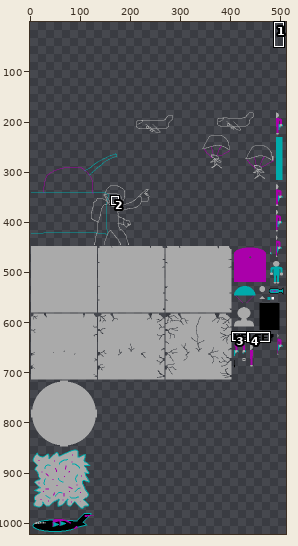
Edited in one commit: sprite sheet (ParatrooperUnity/Assets/Art/ParatrooperSprites.png). Above, an overview of the earlier version with the close-up marked.
Close-up. Before:
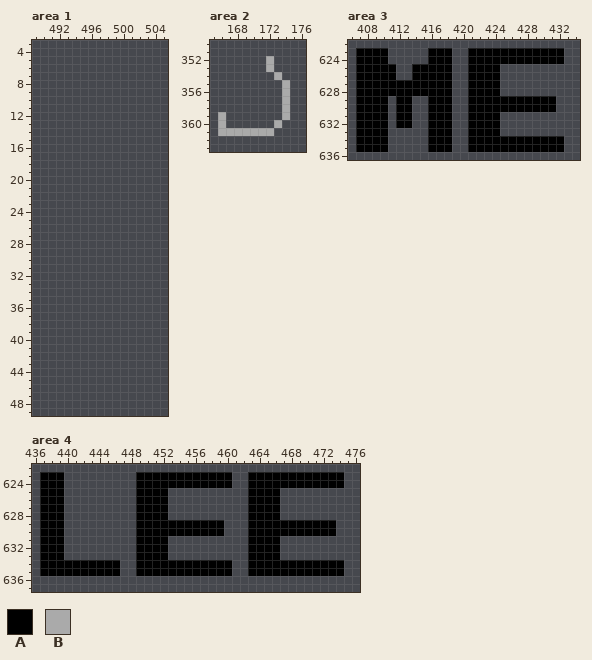
The file is 512x1024 pixels. Shown: area 1: x 489..505, y 3..49; area 2: x 165..176, y 350..363; area 3: x 406..434, y 622..636; area 4: x 436..476, y 622..637. The old version is drawn lined up with the new one. The wide view leaves out empty margins. The commit also changed other parts of the picture, which this record leaves out.
Palette (. is transparent): A #000000  B #aaaaaa
Pixels before, area 2, first column x 166:
352 ......B..
353 ......B..
354 .......B.
355 ........B
356 ........B
357 ........B
358 ........B
359 B.......B
360 B......B.
361 BBBBBBB..
Pixels before, area 3, first column x 407:
623 AAAA.....AAA..AAAAAAAAAAAA
624 AAAA.....AAA..AAAAAAAAAAAA
625 AAAAA..AAAAA..AAAA........
626 AAAAA..AAAAA..AAAA........
627 AAAAAAAAAAAA..AAAA........
628 AAAAAAAAAAAA..AAAA........
629 AAAA.AA..AAA..AAAAAAAAAAA.
630 AAAA.AA..AAA..AAAAAAAAAAA.
631 AAAA.AA..AAA..AAAA........
632 AAAA.AA..AAA..AAAA........
633 AAAA.....AAA..AAAA........
634 AAAA.....AAA..AAAAAAAAAAAA
635 AAAA.....AAA..AAAAAAAAAAAA
Pixels before, area 4, first column x 437:
623 AAA.........AAAAAAAAAAAA..AAAAAAAAAAAA
624 AAA.........AAAAAAAAAAAA..AAAAAAAAAAAA
625 AAA.........AAAA..........AAAA........
626 AAA.........AAAA..........AAAA........
627 AAA.........AAAA..........AAAA........
628 AAA.........AAAA..........AAAA........
629 AAA.........AAAAAAAAAAA...AAAAAAAAAAA.
630 AAA.........AAAAAAAAAAA...AAAAAAAAAAA.
631 AAA.........AAAA..........AAAA........
632 AAA.........AAAA..........AAAA........
633 AAA.........AAAA..........AAAA........
634 AAAAAAAAAA..AAAAAAAAAAAA..AAAAAAAAAAAA
635 AAAAAAAAAA..AAAAAAAAAAAA..AAAAAAAAAAAA
The same view after the edit:
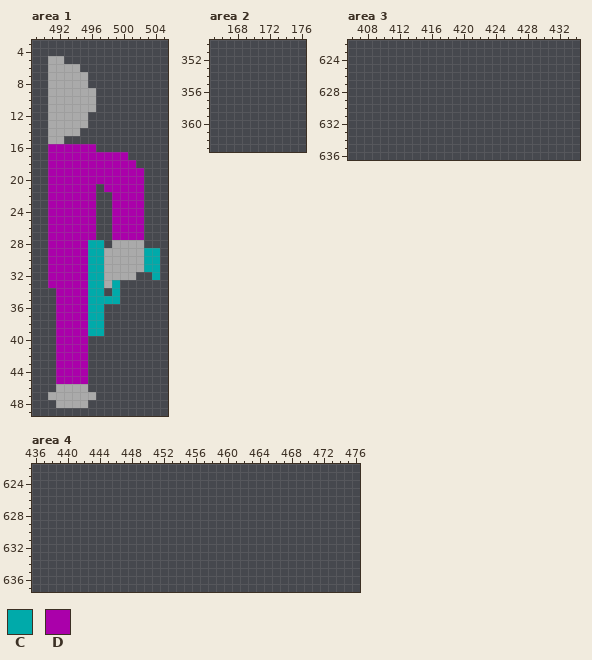
Colours new in this view: C #00aaaa  D #aa00aa
Difference:
whole drawing moved by +0,+176 (the old picture is shown already moved)
Changed rows in their new state; - is an unchanged pixel.
Area 1:
first column x 491:
 5 BB------------
 6 BBBB----------
 7 BBBBB---------
 8 BBBBB---------
 9 BBBBBB--------
10 BBBBBB--------
11 BBBBBB--------
12 BBBBB---------
13 BBBBB---------
14 BBBB----------
15 BB------------
16 DDDDDD--------
17 DDDDDDDDDD----
18 DDDDDDDDDDD---
19 DDDDDDDDDDDD--
20 DDDDDDDDDDDD--
21 DDDDDD-DDDDD--
22 DDDDDD--DDDD--
23 DDDDDD--DDDD--
24 DDDDDD--DDDD--
25 DDDDDD--DDDD--
26 DDDDDD--DDDD--
27 DDDDDD--DDDD--
28 DDDDDCC-BBBB--
29 DDDDDCCBBBBBCC
30 DDDDDCCBBBBBCC
31 DDDDDCCBBBBBCC
32 DDDDDCCBBBB--C
33 DDDDDCCBC-----
34 -DDDDCC-C-----
35 -DDDDCCCC-----
36 -DDDDCC-------
37 -DDDDCC-------
38 -DDDDCC-------
39 -DDDDCC-------
40 -DDDD---------
41 -DDDD---------
42 -DDDD---------
43 -DDDD---------
44 -DDDD---------
45 -DDDD---------
46 -BBBB---------
47 BBBBBB--------
48 -BBBB---------
Area 2:
first column x 166:
352 ------.--
353 ------.--
354 -------.-
355 --------.
356 --------.
357 --------.
358 --------.
359 .-------.
360 .------.-
361 .......--
Area 3:
first column x 407:
623 ....-----...--............
624 ....-----...--............
625 .....--.....--....--------
626 .....--.....--....--------
627 ............--....--------
628 ............--....--------
629 ....-..--...--...........-
630 ....-..--...--...........-
631 ....-..--...--....--------
632 ....-..--...--....--------
633 ....-----...--....--------
634 ....-----...--............
635 ....-----...--............
Area 4:
first column x 437:
623 ...---------............--............
624 ...---------............--............
625 ...---------....----------....--------
626 ...---------....----------....--------
627 ...---------....----------....--------
628 ...---------....----------....--------
629 ...---------...........---...........-
630 ...---------...........---...........-
631 ...---------....----------....--------
632 ...---------....----------....--------
633 ...---------....----------....--------
634 ..........--............--............
635 ..........--............--............
Boxes around the changes in both close-ups, in picture pixels (x1, y1, x2, y2):
added: (48, 56, 160, 408)
erased: (218, 56, 290, 136)
erased: (356, 48, 564, 152)
erased: (40, 472, 344, 576)
